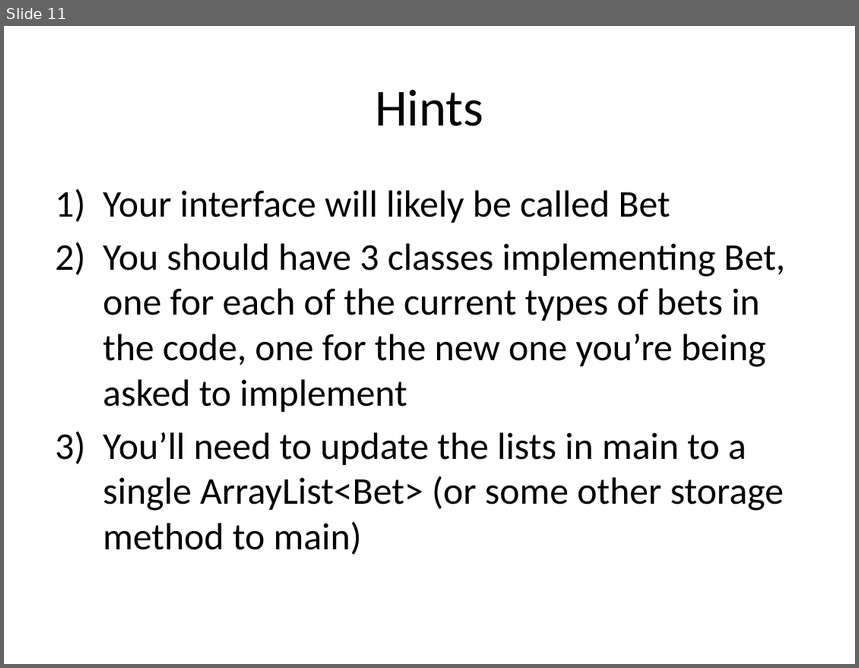
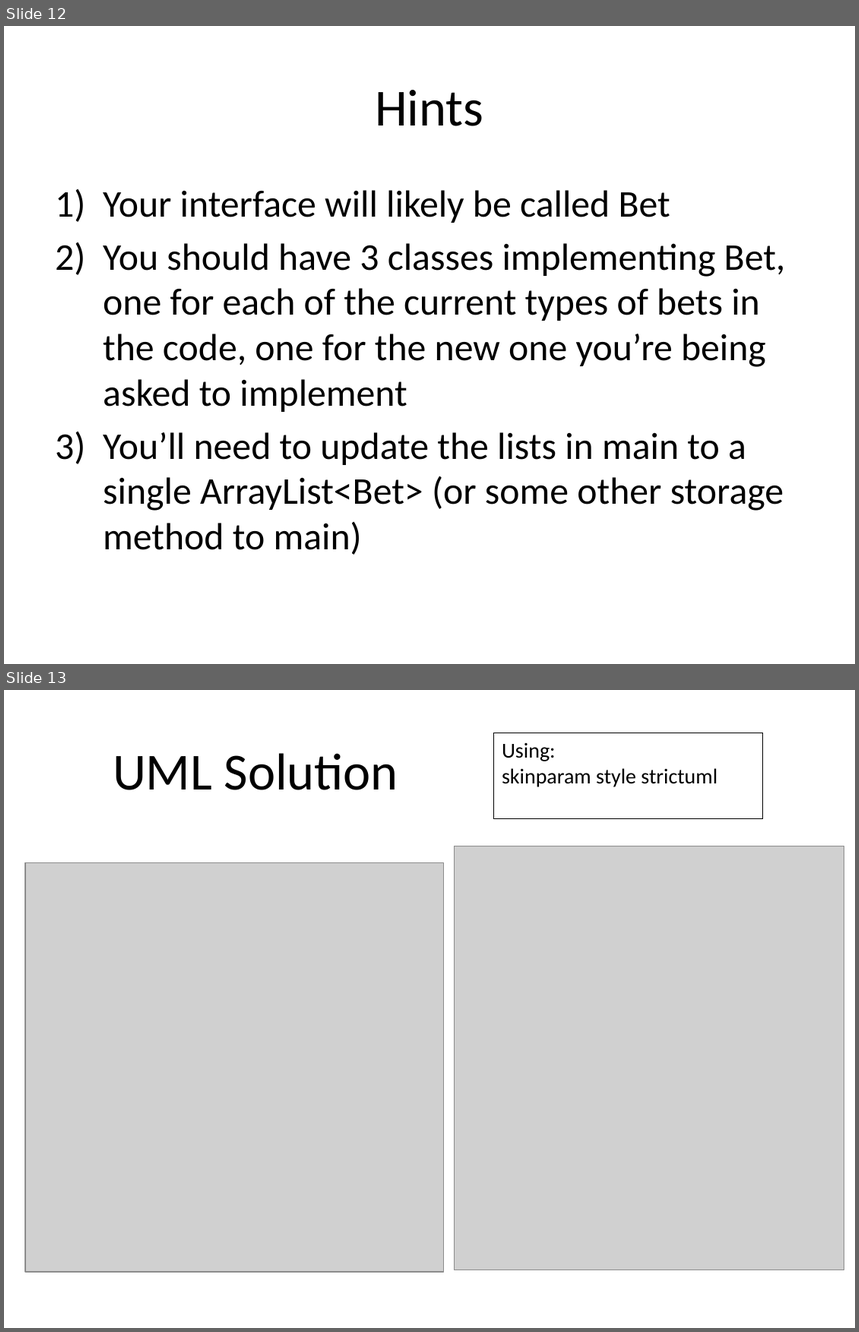
Before and after one commit to RHIT-CSSE/csse220, a slide deck: ClassMaterials/MoreRecursionMoreInterfaces/Slides/More_Interfaces_More_Recursion.pptx. Shown one above the other, each under a label of ours: slide 11 before the commit, slides 12 and 13 after it. The pictures are 859x668 and 859x1332 pixels, drawn with LibreOffice and Linux fonts; fonts in the diff are those of the drawing; grey boxes stand for pictures. Boxes give left, top, right and bottom in pixels: in the first picture for what was removed or moved away, otherwise in the second. Text is boxed around its words. In the diff, an @@ line names an element or a change of style, - is before the commit and + after.

```diff
--- a/ClassMaterials/MoreRecursionMoreInterfaces/Slides/More_Interfaces_More_Recursion.pptx
+++ b/ClassMaterials/MoreRecursionMoreInterfaces/Slides/More_Interfaces_More_Recursion.pptx
@@ slide 13 added at <box>4,690,855,1328</box>, background #FFFFFF @@
@@ rectangle added at <box>493,733,763,818</box>, outline #000000 0.75 pt, 18 pt, text #000000 @@
+Using:
+skinparam style strictuml
@@ title added at <box>113,753,398,790</box>, 44 pt, text #000000 @@
+UML Solution
@@ picture added at <box>454,846,844,1270</box> @@
@@ picture added at <box>25,863,444,1272</box> @@
@@ what was slide 11 is now slide 12 @@
```
Also in this commit, not shown: 1 other slide added, 3 other files.
